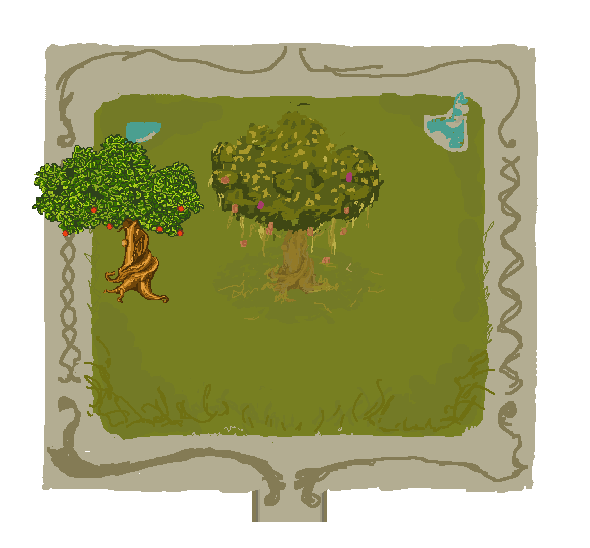
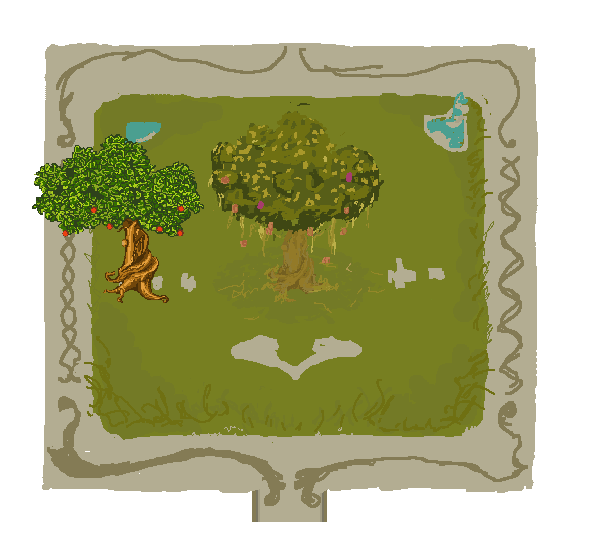
Two versions of the same layered image (590×548). Layer-by-layer changes:
painted on "Layer 13" over (466, 95, 493, 331)
painted on "Layer 4" over (119, 258, 445, 380)
